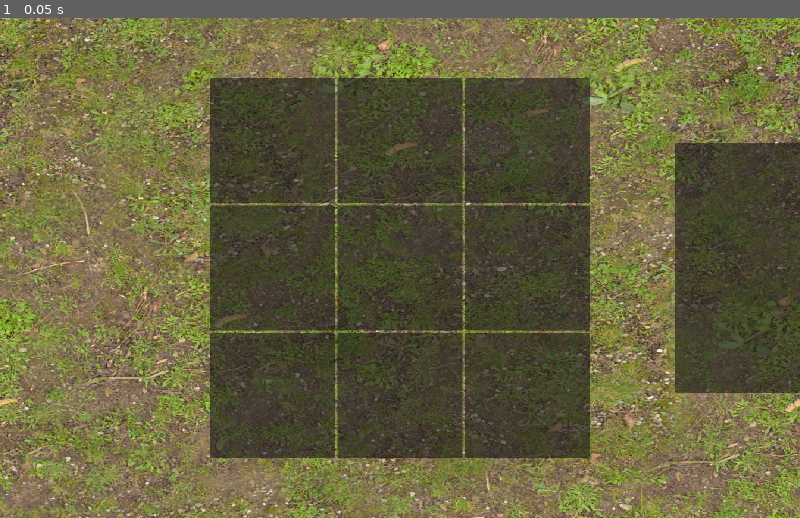
Above: before the commit, frame 1.
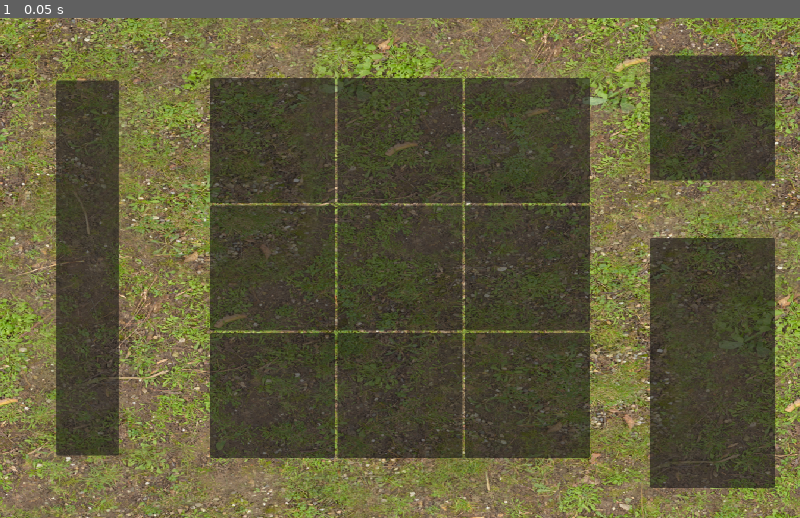
Above: after the commit, the same moment.

Repository: jintachi/GWJ85
Game: Godot game, scene res://scenes/main.tscn
Same seed, same stepped clock (60 frames per second), same inputs: the game is played once before the commit and once after it.
Inputs:
- Up to frame 1 (0.05 s): no input

The runs differ from the first frame. In frame 1, 16% of the frame differs, in the area x 7-100%, y 7-94%.

Commit message:
UI update
UI update

Diff:
--- a/scenes/main.tscn
+++ b/scenes/main.tscn
@@ -14,19 +14,43 @@
 [node name="UI" type="Node" parent="."]
 
 [node name="CenterContainer" type="CenterContainer" parent="UI"]
-anchors_preset = 6
+anchors_preset = 3
 anchor_left = 1.0
-anchor_top = 0.5
+anchor_top = 1.0
 anchor_right = 1.0
-anchor_bottom = 0.5
-offset_left = -200.0
-offset_top = -450.0
-offset_bottom = 450.0
+anchor_bottom = 1.0
+offset_left = -280.0
+offset_top = -496.0
 grow_horizontal = 0
-grow_vertical = 2
+grow_vertical = 0
 
 [node name="Panel" type="Panel" parent="UI/CenterContainer"]
 custom_minimum_size = Vector2(200, 400)
+layout_mode = 2
+
+[node name="CenterContainer3" type="CenterContainer" parent="UI"]
+anchors_preset = 1
+anchor_left = 1.0
+anchor_right = 1.0
+offset_left = -280.0
+offset_bottom = 321.0
+grow_horizontal = 0
+
+[node name="Panel" type="Panel" parent="UI/CenterContainer3"]
+custom_minimum_size = Vector2(200, 200)
+layout_mode = 2
+
+[node name="CenterContainer4" type="CenterContainer" parent="UI"]
+anchors_preset = 4
+anchor_top = 0.5
+anchor_bottom = 0.5
+offset_top = -160.5
+offset_right = 280.0
+offset_bottom = 160.5
+grow_vertical = 2
+
+[node name="Panel" type="Panel" parent="UI/CenterContainer4"]
+custom_minimum_size = Vector2(100, 600)
 layout_mode = 2
 
 [node name="CenterContainer2" type="CenterContainer" parent="UI"]
@@ -81,3 +105,5 @@
 [node name="Panel9" type="Panel" parent="UI/CenterContainer2/GridContainer"]
 custom_minimum_size = Vector2(200, 200)
 layout_mode = 2
+
+[node name="GameController" type="Node" parent="."]
